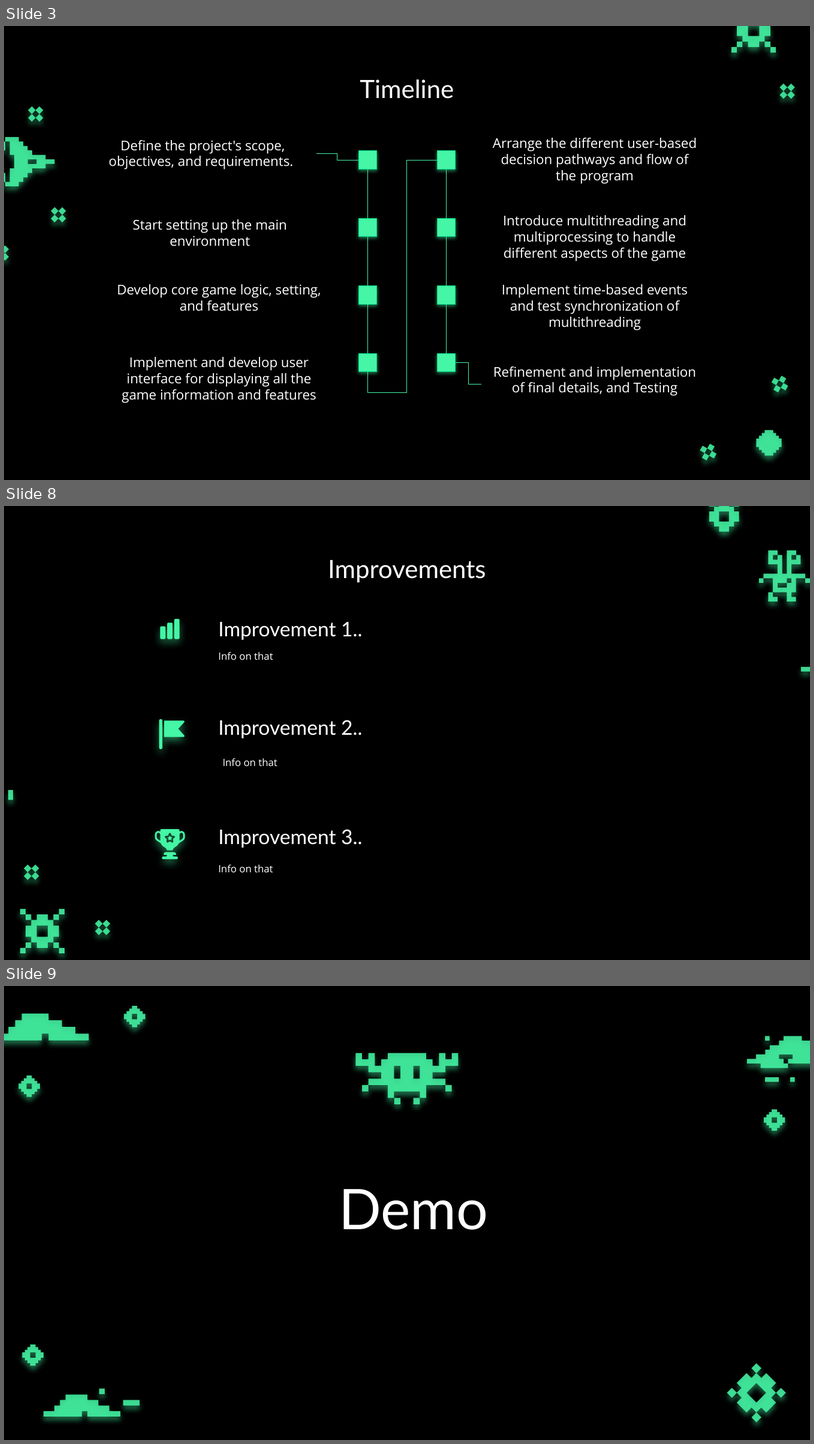
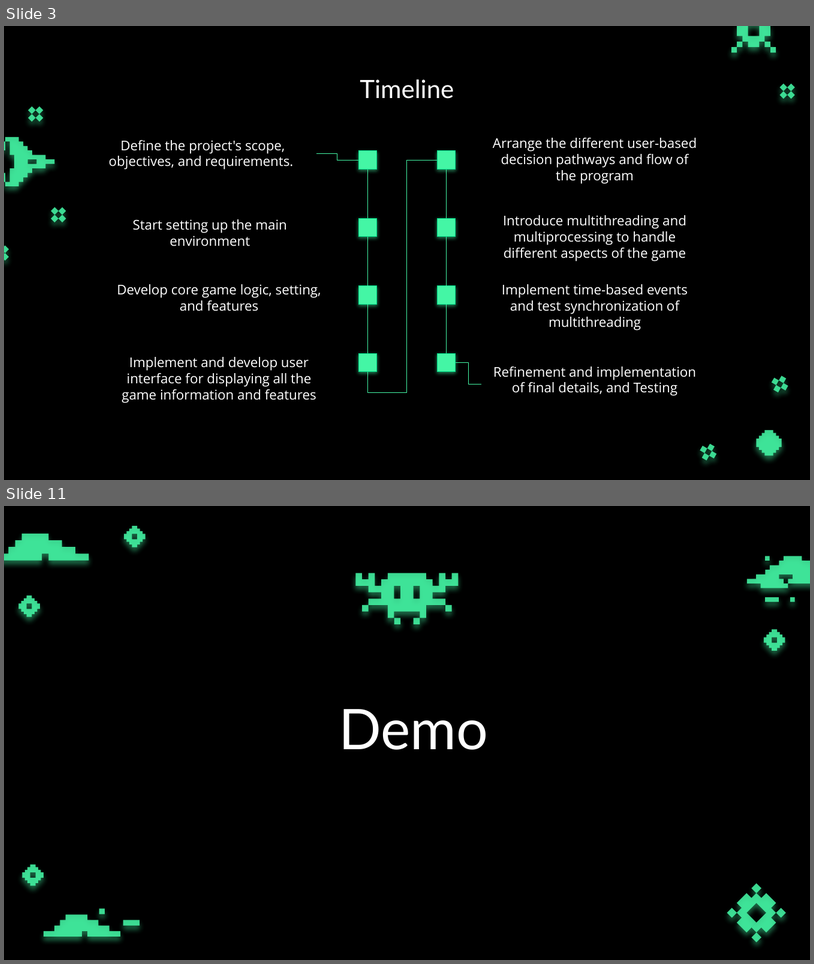
Before and after one commit to andyg817/CSCI511Game, a slide deck: Final Presentation.pptx. Shown one above the other, each under a label of ours: slides 3, 8 and 9 before the commit, slides 3 and 11 after it; the slides between them are not shown. The pictures are 814x1444 and 814x964 pixels, drawn with LibreOffice and Linux fonts; fonts in the diff are those of the drawing; background and template pictures are left out. Boxes give left, top, right and bottom in pixels: in the first picture for what was removed or moved away, otherwise in the second. Text is boxed around its words. In the diff, an @@ line names an element or a change of style, - is before the commit and + after.

```diff
--- a/Final Presentation.pptx
+++ b/Final Presentation.pptx
@@ slide 8 removed at bbox=[4, 506, 810, 960], background picture (left out) @@
@@ title removed at bbox=[328, 560, 486, 583] @@
-Improvements
@@ freeform shape removed at bbox=[160, 627, 165, 639] @@
@@ freeform shape removed at bbox=[167, 623, 173, 639] @@
@@ freeform shape removed at bbox=[174, 619, 180, 639] @@
@@ subtitle removed at bbox=[218, 622, 362, 640] @@
-Improvement 1..
@@ subtitle removed at bbox=[218, 652, 273, 660] @@
-Info on that
@@ freeform shape removed at bbox=[159, 719, 163, 748] @@
@@ freeform shape removed at bbox=[164, 721, 185, 737] @@
@@ text removed at bbox=[218, 720, 362, 738] @@
-Improvement 2..
@@ text removed at bbox=[223, 758, 277, 766] @@
-Info on that
@@ group removed at bbox=[8, 506, 810, 953]: 20 freeform shapes @@
@@ freeform shape removed at bbox=[155, 829, 185, 850] @@
@@ text removed at bbox=[218, 829, 362, 847] @@
-Improvement 3..
@@ freeform shape removed at bbox=[167, 835, 172, 841] @@
@@ freeform shape removed at bbox=[162, 852, 177, 859] @@
@@ text removed at bbox=[218, 864, 273, 872] @@
-Info on that
@@ what was slide 9 is now slide 11 @@
```
Also in this commit, not shown: 3 slides changed, 4 slides added, 1 other slide removed, 4 other files.
